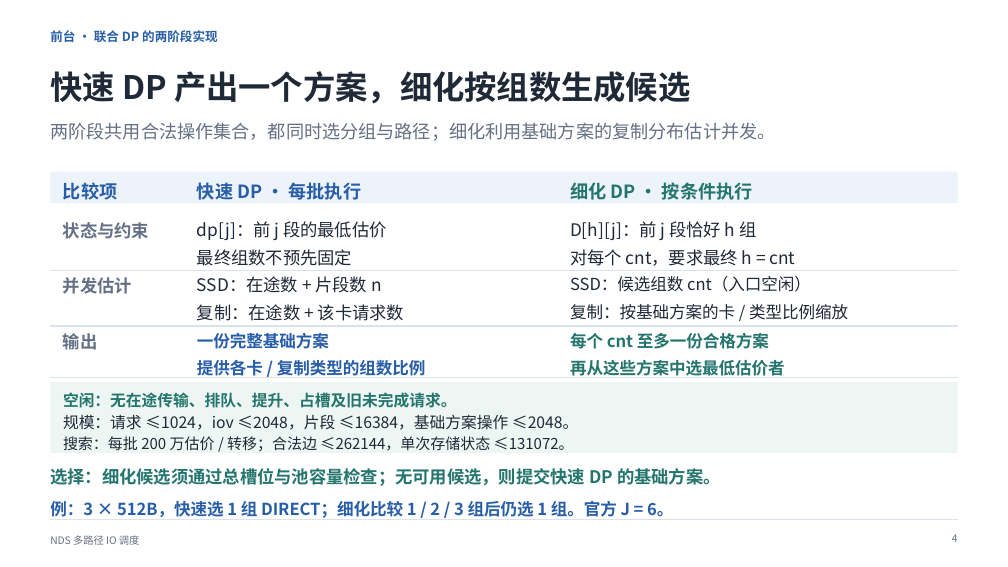
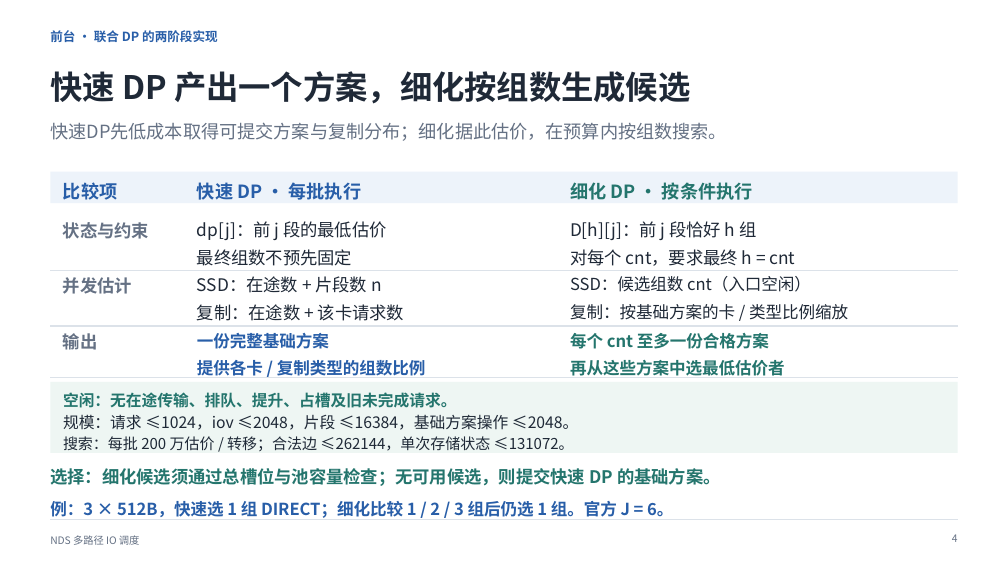
Before and after one commit to dpj135/hackathon, a slide deck: slide 5 of submissions/kaisennhu/07_答辩PPT/答辩介绍.pptx. Drawn at 1008x567 pixels with LibreOffice and Linux fonts; fonts in the diff are those of the drawing. Boxes give left, top, right and bottom in pixels: in the first picture for what was removed or moved away, otherwise in the second. Text is boxed around its words. In the diff, an @@ line names an element or a change of style, - is before the commit and + after.

```diff
--- a/submissions/kaisennhu/07_答辩PPT/答辩介绍.pptx
+++ b/submissions/kaisennhu/07_答辩PPT/答辩介绍.pptx
@@ text at (x1=50, y1=122, x2=727, y2=141): text changed @@
-两阶段共用合法操作集合，都同时选分组与路径；细化利用基础方案的复制分布估计并发。
+快速DP先低成本取得可提交方案与复制分布；细化据此估价，在预算内按组数搜索。
```
Also in this commit, not shown: 1 other slide changed, 11 other files.
